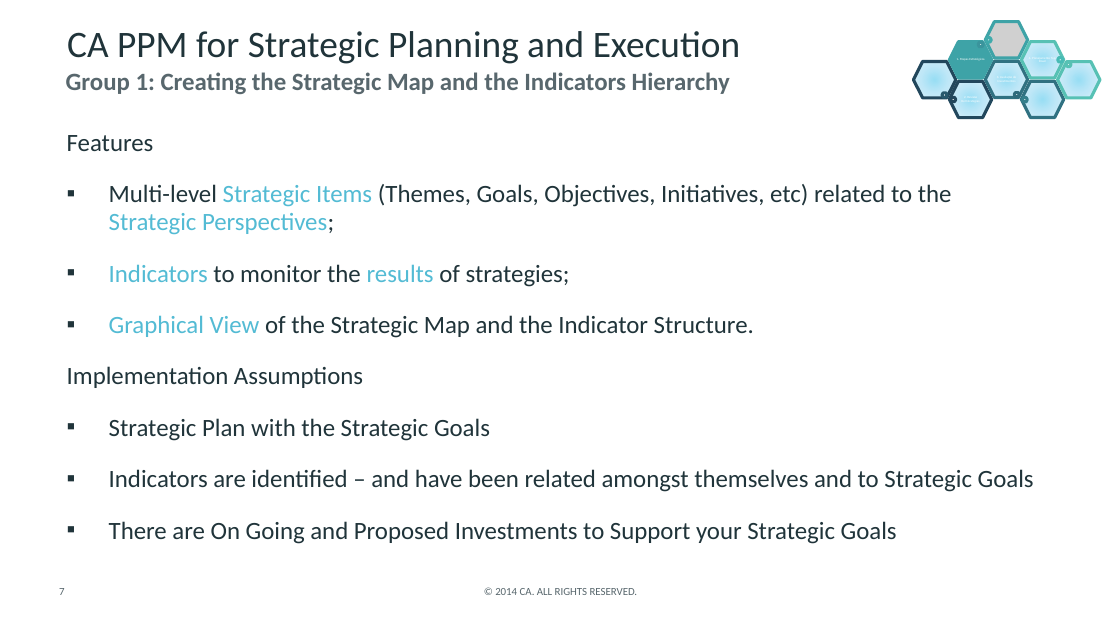
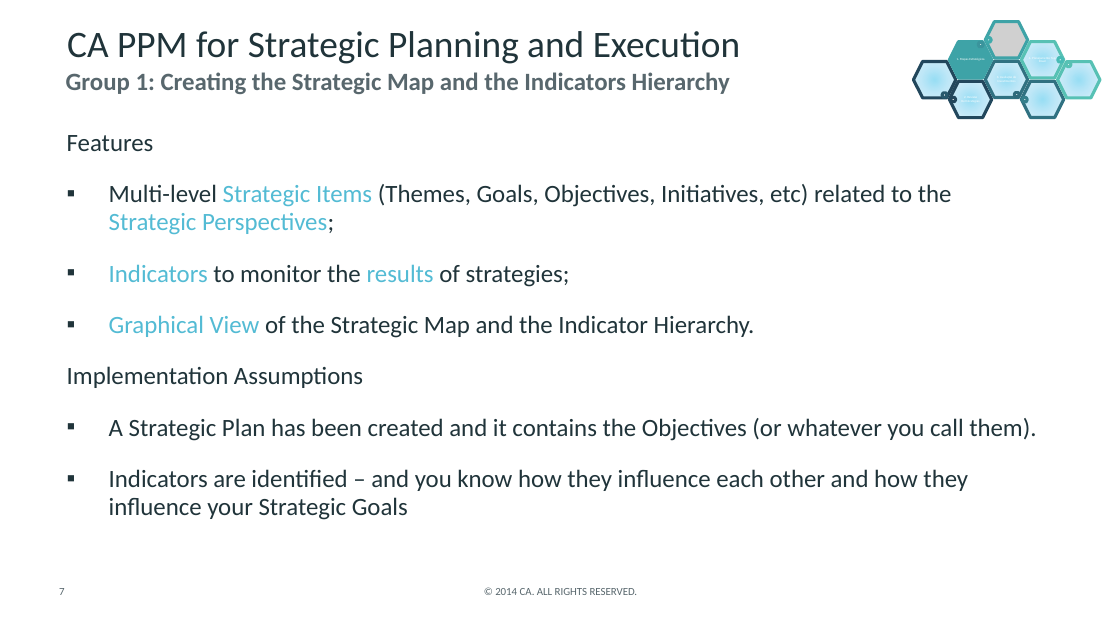
Before and after one commit to CALATAMITBMCOE/Strategic-Alignment, a slide deck: slide 7 of Documentation/CA PPM for Strategic Planning and Execution_EN.pptx. Drawn at 1120x631 pixels with LibreOffice and Linux fonts; fonts in the diff are those of the drawing; grey boxes stand for pictures; background and template pictures are left out. Boxes give left, top, right and bottom in pixels: in the first picture for what was removed or moved away, otherwise in the second. Text is boxed around its words. In the diff, an @@ line names an element or a change of style, - is before the commit and + after.

```diff
--- a/Documentation/CA PPM for Strategic Planning and Execution_EN.pptx
+++ b/Documentation/CA PPM for Strategic Planning and Execution_EN.pptx
@@ text at [109,315,755,338]: text changed @@
-▪ Graphical View of the Strategic Map and the Indicator Structure.
+▪ Graphical View of the Strategic Map and the Indicator Hierarchy.
@@ text at [109,418,1036,520]: text changed @@
-▪ Strategic Plan with the Strategic Goals
-▪ Indicators are identified – and have been related amongst themselves and to Strategic Goals
-▪ There are On Going and Proposed Investments to Support your Strategic Goals
+▪ A Strategic Plan has been created and it contains the Objectives (or whatever you call them).
+▪ Indicators are identified – and you know how they influence each other and how they influence your Strategic Goals
```
Also in this commit, not shown: 2 other slides changed, 5 other files.
